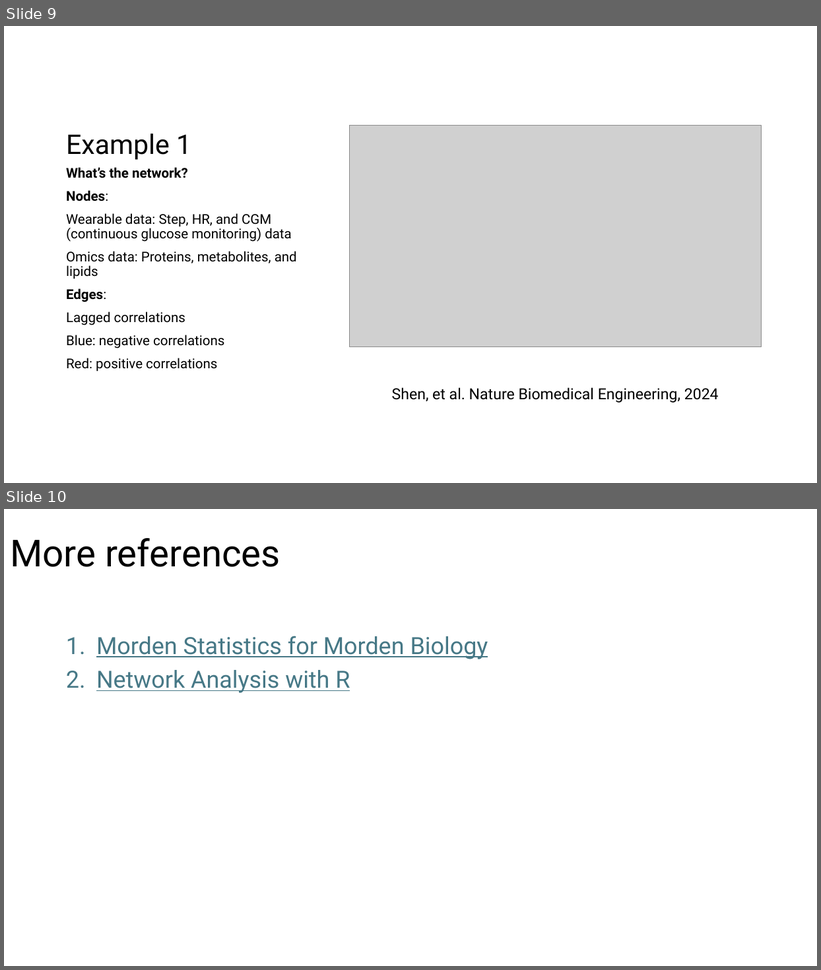
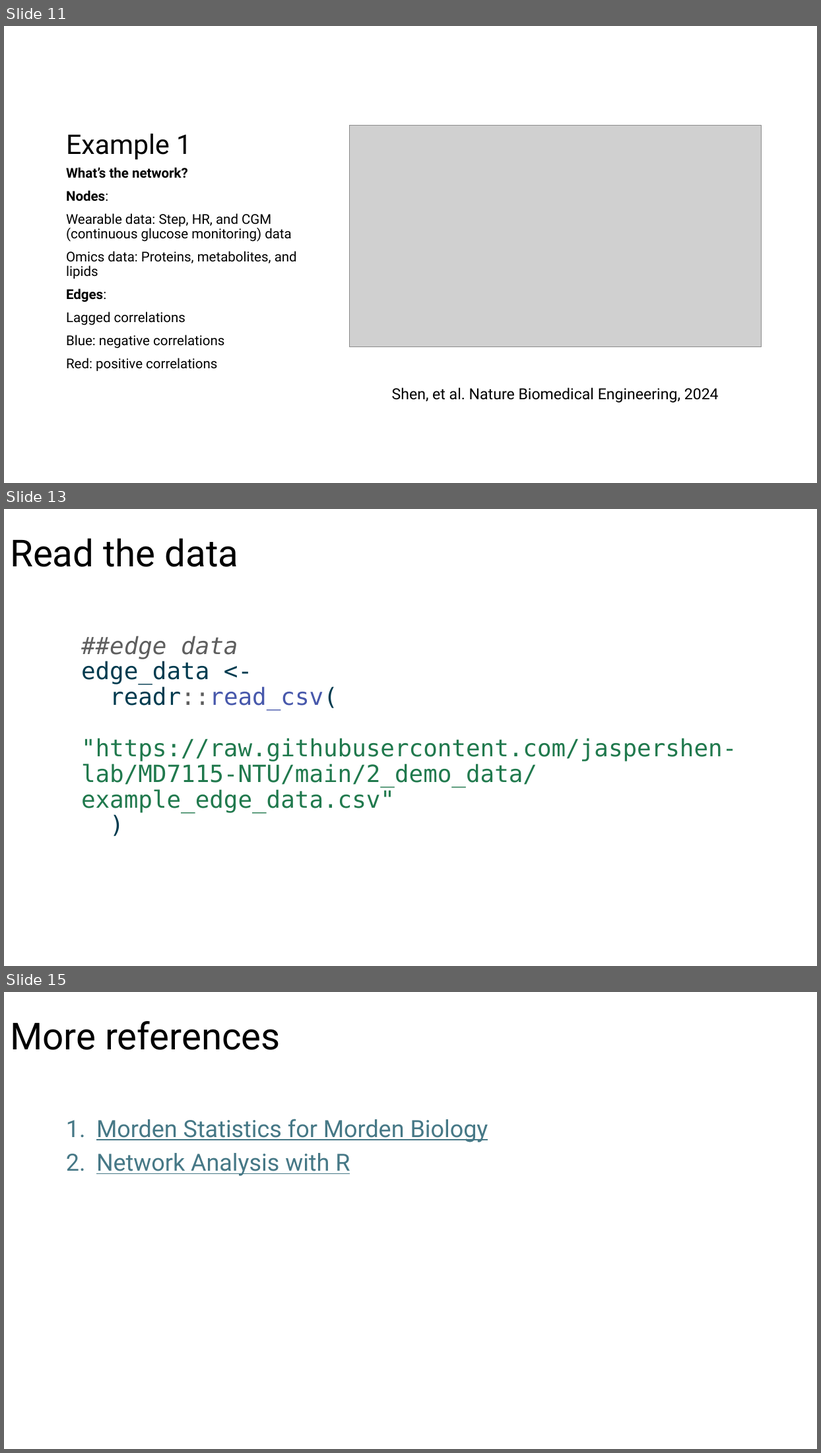
Before and after one commit to jaspershen-lab/MD7115-NTU, a slide deck: 3_materials/MD7115-Xiaotao.pptx. Shown one above the other, each under a label of ours: slides 9 and 10 before the commit, slides 11, 13 and 15 after it; the slides between them are not shown. The pictures are 821x970 and 821x1453 pixels, drawn with LibreOffice and Linux fonts; fonts in the diff are those of the drawing; grey boxes stand for pictures; background and template pictures are left out. Boxes give left, top, right and bottom in pixels: in the first picture for what was removed or moved away, otherwise in the second. Text is boxed around its words. In the diff, an @@ line names an element or a change of style, - is before the commit and + after.

```diff
--- a/3_materials/MD7115-Xiaotao.pptx
+++ b/3_materials/MD7115-Xiaotao.pptx
@@ slide 13 added at <box>4,509,817,966</box>, background #FFFFFF @@
@@ title added at <box>10,538,239,567</box>, 44 pt, text #000000 @@
+Read the data
@@ text added at <box>81,636,737,813</box>, 28 pt, text #20794D @@
+##edge data
+edge_data <-
+readr::read_csv(
+"https://raw.githubusercontent.com/jaspershen-lab/MD7115-NTU/main/2_demo_data/example_edge_data.csv"
+)
@@ what was slide 9 is now slide 11 @@
@@ what was slide 10 is now slide 15 @@
```
Also in this commit, not shown: 3 slides changed, 4 other slides added, 41 other files.
